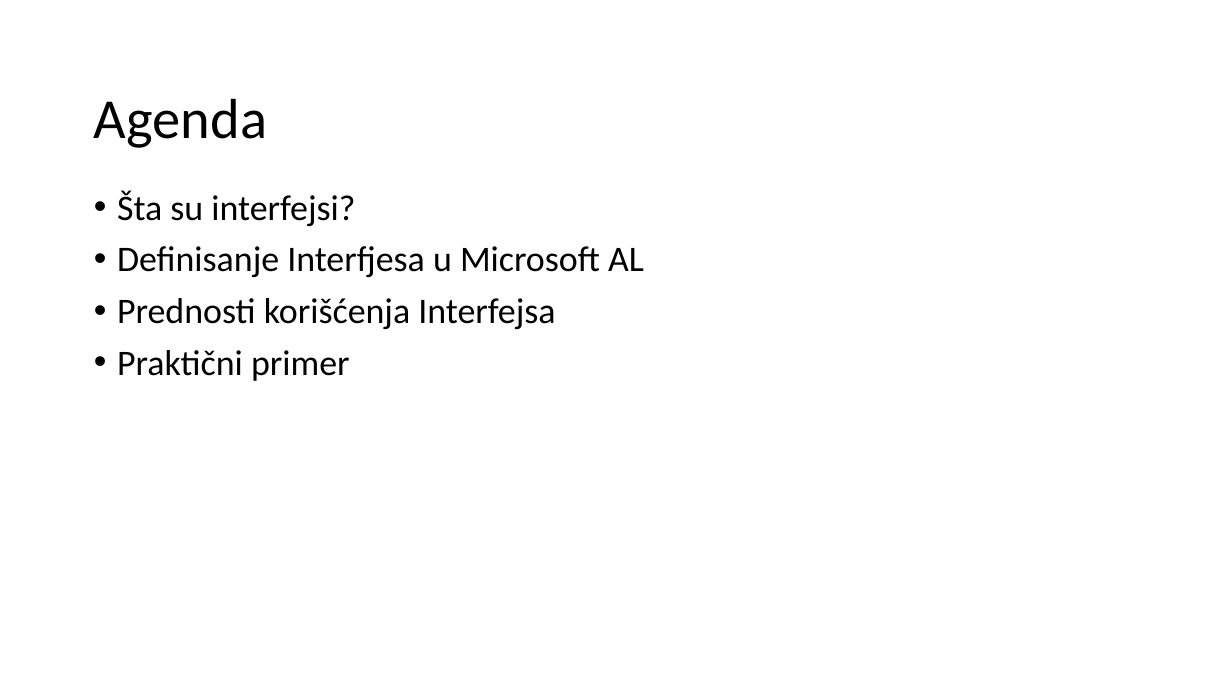
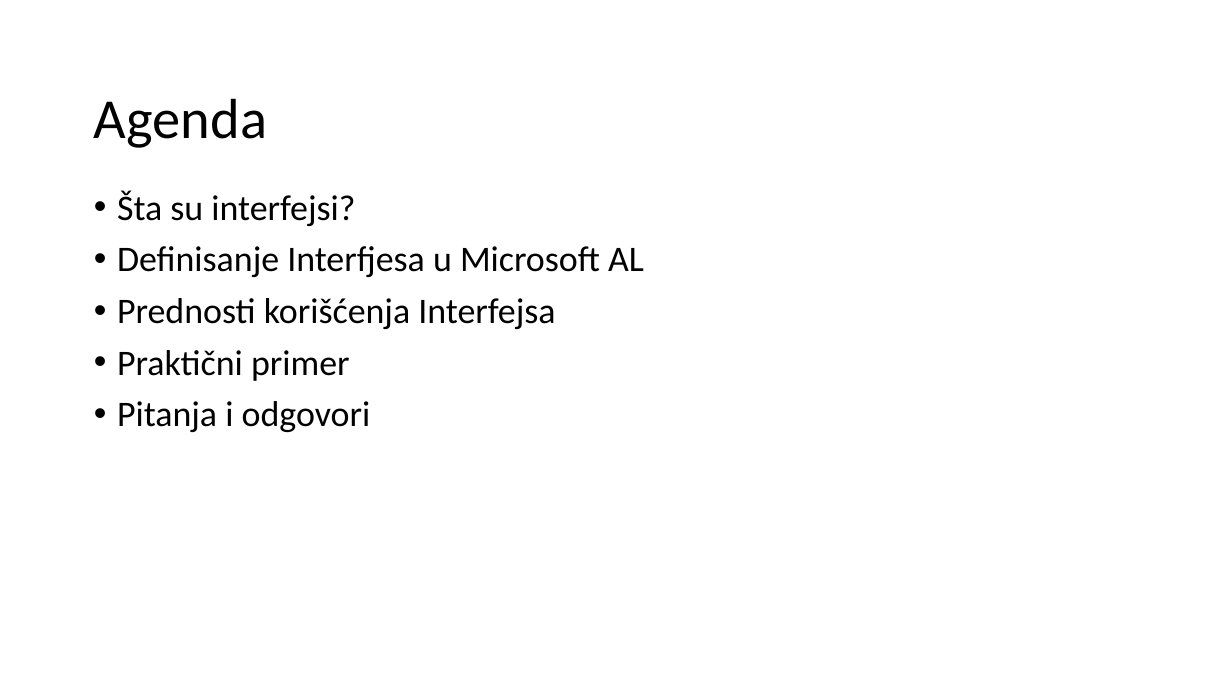
Before and after one commit to SarkeSrb/Interfejs, a slide deck: slide 2 of BizSource - interfejsi u Microsft AL Programskom jeziku.pptx. Drawn at 1232x693 pixels with LibreOffice and Linux fonts; fonts in the diff are those of the drawing; background and template pictures are left out. Boxes give left, top, right and bottom in pixels: in the first picture for what was removed or moved away, otherwise in the second. Text is boxed around its words. In the diff, an @@ line names an element or a change of style, - is before the commit and + after.

```diff
--- a/BizSource - interfejsi u Microsft AL Programskom jeziku.pptx
+++ b/BizSource - interfejsi u Microsft AL Programskom jeziku.pptx
@@ text at (117,401,371,432): paragraph added @@
+• Pitanja i odgovori
```
Also in this commit, not shown: 4 other slides changed.
